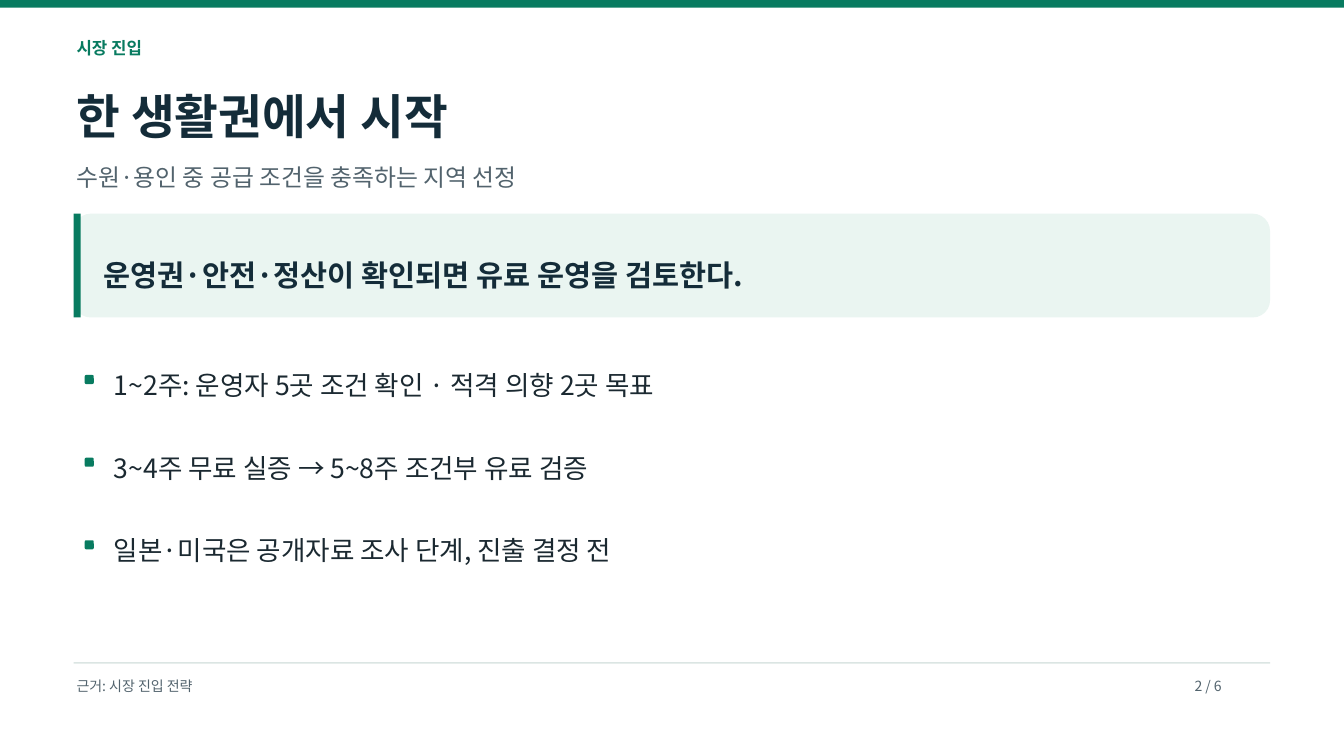
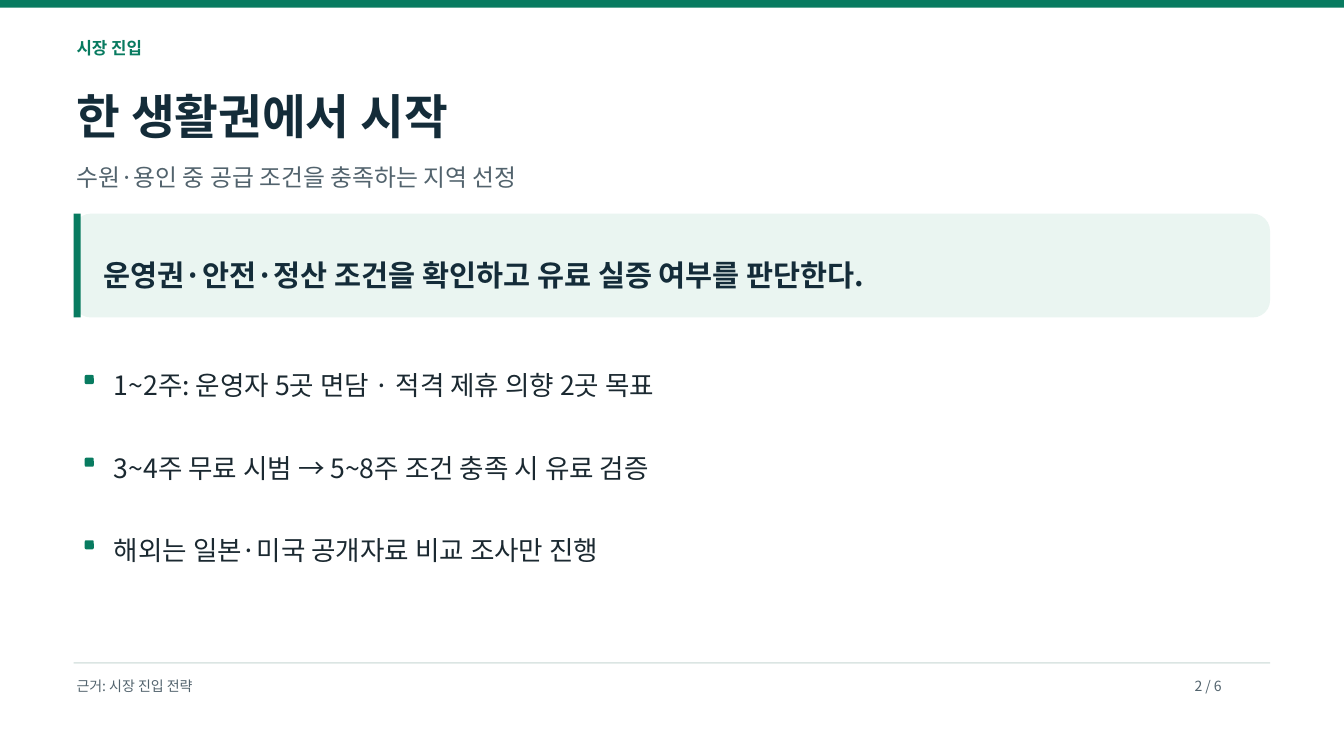
Before and after one commit to dohyunkimmm/footmate-case-study, a slide deck: slide 2 of src/case-study/downloads/footmate_strategy_p0_p2.pptx. Drawn at 1344x756 pixels with LibreOffice and Linux fonts; fonts in the diff are those of the drawing. Boxes give left, top, right and bottom in pixels: in the first picture for what was removed or moved away, otherwise in the second. Text is boxed around its words. In the diff, an @@ line names an element or a change of style, - is before the commit and + after.

```diff
--- a/src/case-study/downloads/footmate_strategy_p0_p2.pptx
+++ b/src/case-study/downloads/footmate_strategy_p0_p2.pptx
@@ text at [104, 261, 865, 289]: text changed @@
-운영권·안전·정산이 확인되면 유료 운영을 검토한다.
+운영권·안전·정산 조건을 확인하고 유료 실증 여부를 판단한다.
@@ text at [114, 373, 654, 397]: text changed @@
-1~2주: 운영자 5곳 조건 확인 · 적격 의향 2곳 목표
+1~2주: 운영자 5곳 면담 · 적격 제휴 의향 2곳 목표
@@ text at [114, 456, 649, 480]: text changed @@
-3~4주 무료 실증 → 5~8주 조건부 유료 검증
+3~4주 무료 시범 → 5~8주 조건 충족 시 유료 검증
@@ text at [114, 538, 598, 562]: text changed @@
-일본·미국은 공개자료 조사 단계, 진출 결정 전
+해외는 일본·미국 공개자료 비교 조사만 진행
```
Also in this commit, not shown: 5 other slides changed, 5 other files.
